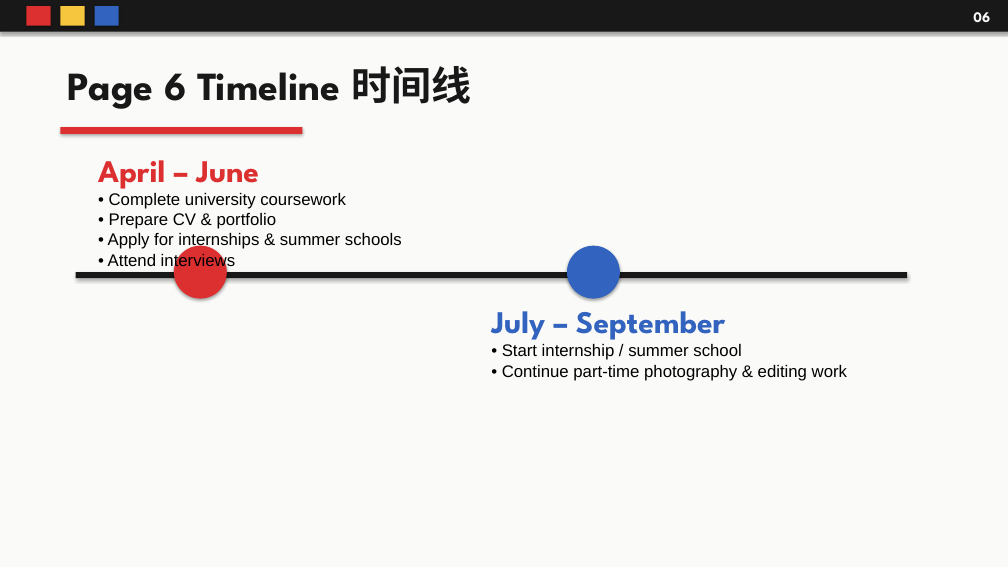
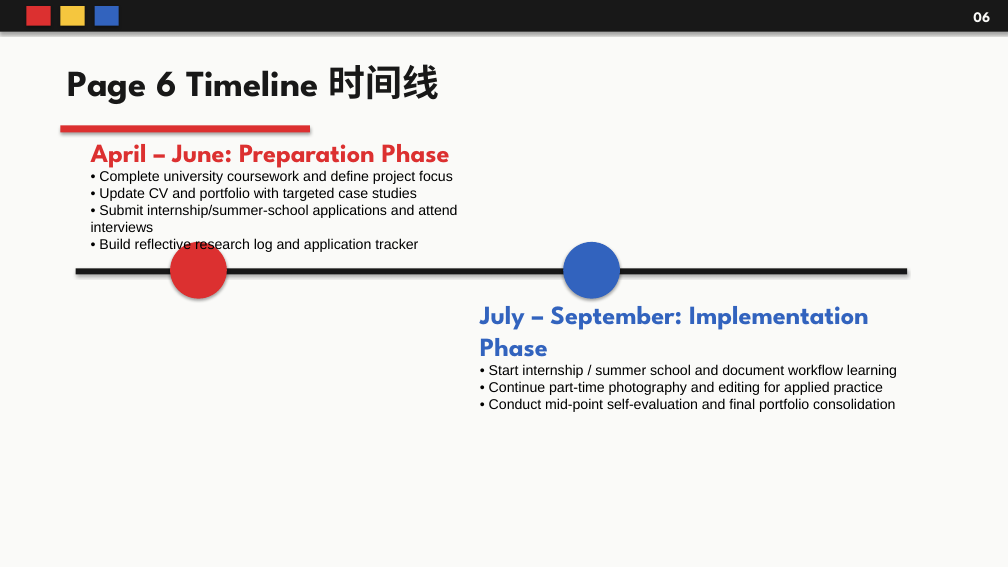
Before and after one commit to maotianyi12138-eng/-, a slide deck: slide 6 of Finding_Direction_Through_Exploration_Bauhaus.pptx. Drawn at 1008x567 pixels with LibreOffice and Linux fonts; fonts in the diff are those of the drawing. Boxes give left, top, right and bottom in pixels: in the first picture for what was removed or moved away, otherwise in the second. Text is boxed around its words. In the diff, an @@ line names an element or a change of style, - is before the commit and + after.

```diff
--- a/Finding_Direction_Through_Exploration_Bauhaus.pptx
+++ b/Finding_Direction_Through_Exploration_Bauhaus.pptx
@@ text "Page 6 Timeline 时间线" at [68, 64, 439, 104]: size 38 to 35 pt @@
@@ rectangle: place and size @@
-rectangle at [60, 127, 302, 134]
+rectangle at [60, 126, 310, 132]
@@ text at [91, 144, 457, 253]: text changed; size 16 to 13.5 pt @@
-April – June
-• Complete university coursework
-• Prepare CV & portfolio
-• Apply for internships & summer schools
-• Attend interviews
+April – June: Preparation Phase
+• Complete university coursework and define project focus
+• Update CV and portfolio with targeted case studies
+• Submit internship/summer-school applications and attend interviews
+• Build reflective research log and application tracker
@@ rectangle: place and size @@
-rectangle at [76, 272, 907, 278]
+rectangle at [76, 268, 907, 274]
@@ ellipse: place and size @@
-ellipse at [174, 246, 227, 299]
+ellipse at [170, 242, 227, 299]
@@ ellipse: place and size @@
-ellipse at [567, 246, 620, 299]
+ellipse at [563, 242, 620, 299]
@@ text at [480, 298, 897, 412]: text changed; size 16 to 13.5 pt @@
-July – September
-• Start internship / summer school
-• Continue part-time photography & editing work
+July – September: Implementation Phase
+• Start internship / summer school and document workflow learning
+• Continue part-time photography and editing for applied practice
+• Conduct mid-point self-evaluation and final portfolio consolidation
```
Also in this commit, not shown: 7 other slides changed.
